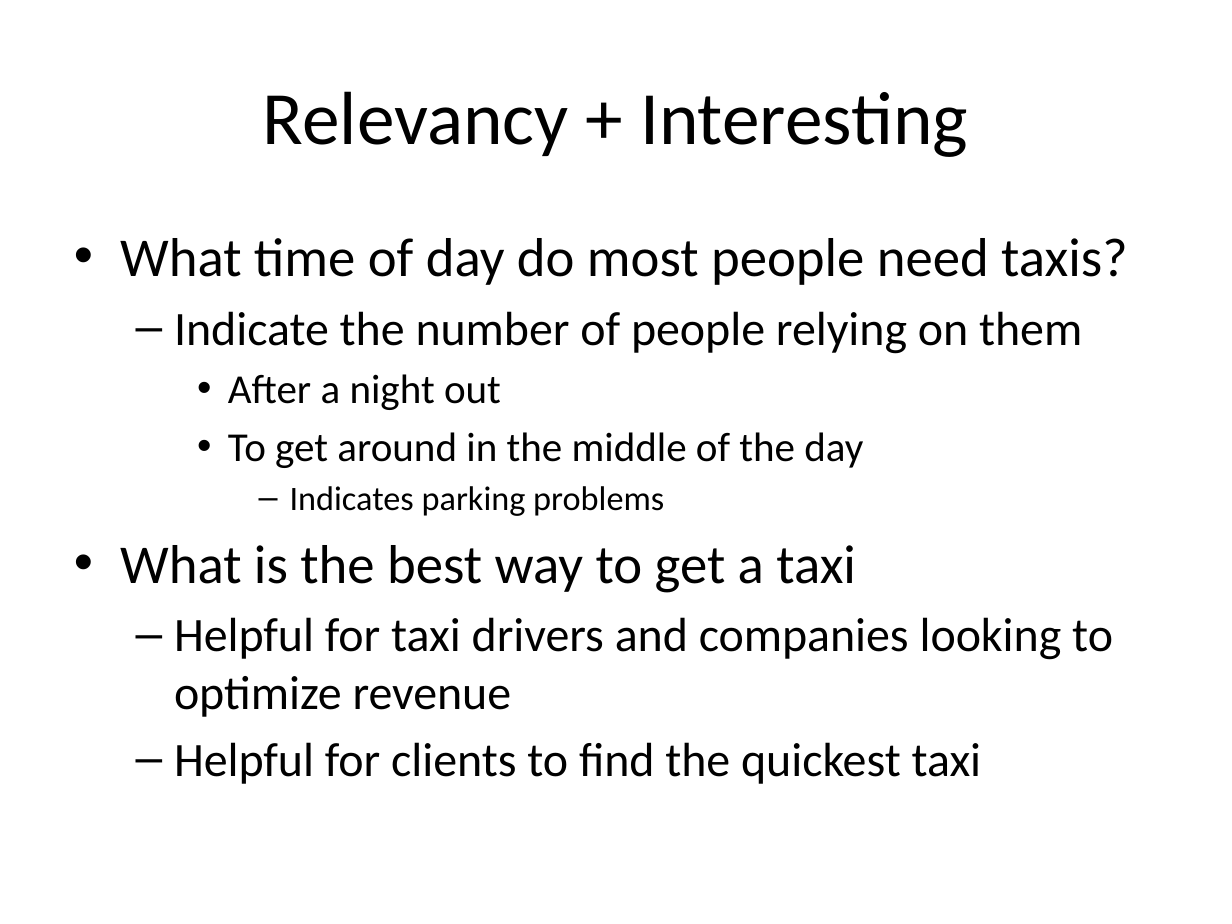
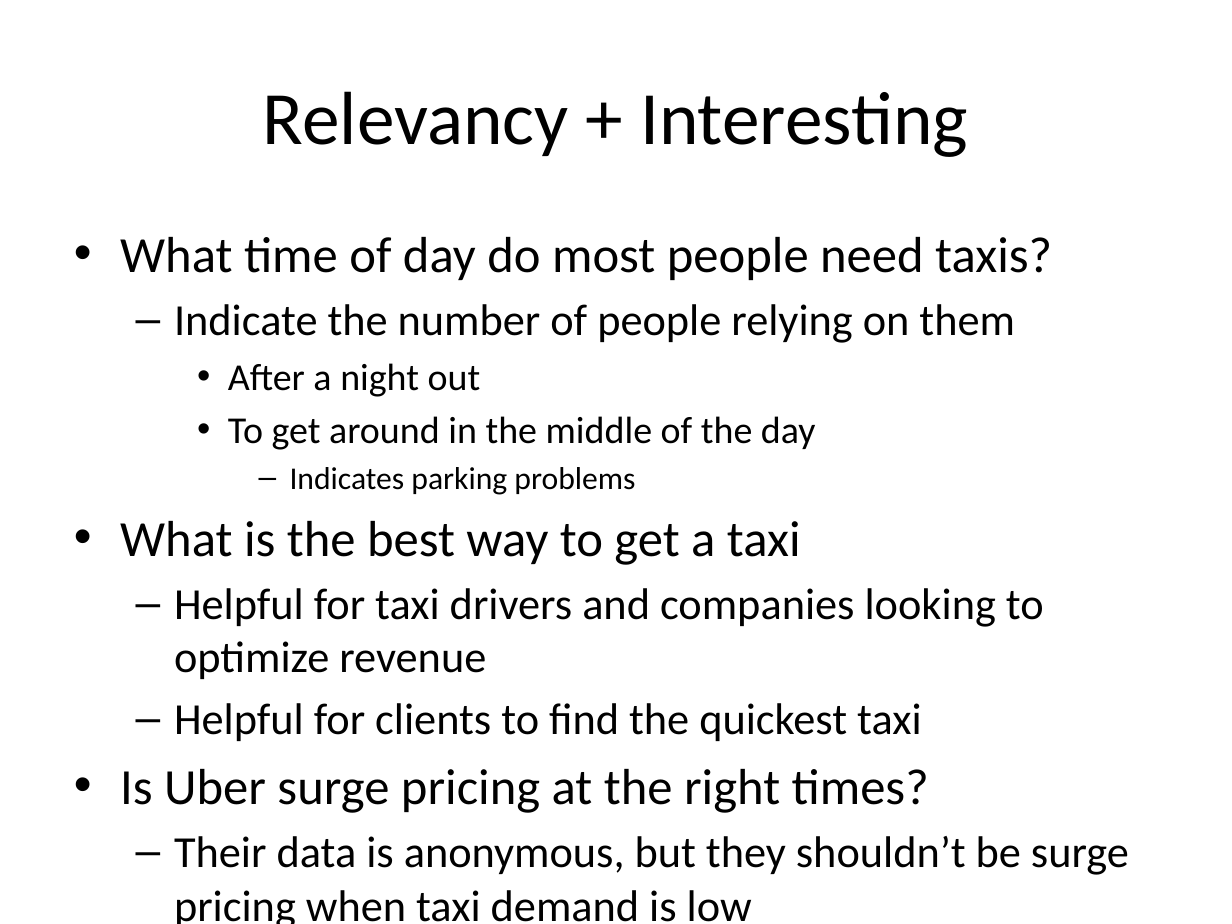
Before and after one commit to dsouzarc/data101, a slide deck: slide 2 of Taxi Analyzation/Taxi Analyzation Presentation.pptx. Drawn at 1232x924 pixels with LibreOffice and Linux fonts; fonts in the diff are those of the drawing. Boxes give left, top, right and bottom in pixels: in the first picture for what was removed or moved away, otherwise in the second. Text is boxed around its words. In the diff, an @@ line names an element or a change of style, - is before the commit and + after.

Commit message:
Finished taxi project

```diff
--- a/Taxi Analyzation/Taxi Analyzation Presentation.pptx
+++ b/Taxi Analyzation/Taxi Analyzation Presentation.pptx
@@ text at (120, 237, 1052, 741): size 32 to 29.6 pt in "What time of day do most people ...", "What is the best way to get ..."; size 28 to 25.9 pt in "Indicate the number of people relying on ...", "Helpful for taxi drivers and companies looking ...", "Helpful for clients to find the quickest ..."; size 24 to 22.2 pt in "After a night out", "To get around in the middle of ..."; size 20 to 18.5 pt in "Indicates parking problems" @@
@@ text at (120, 769, 1129, 875): paragraphs added @@
+• Is Uber surge pricing at the right times?
+  – Their data is anonymous, but they shouldn’t be surge pricing when taxi demand is low
```
Also in this commit, not shown: 1 other file.
